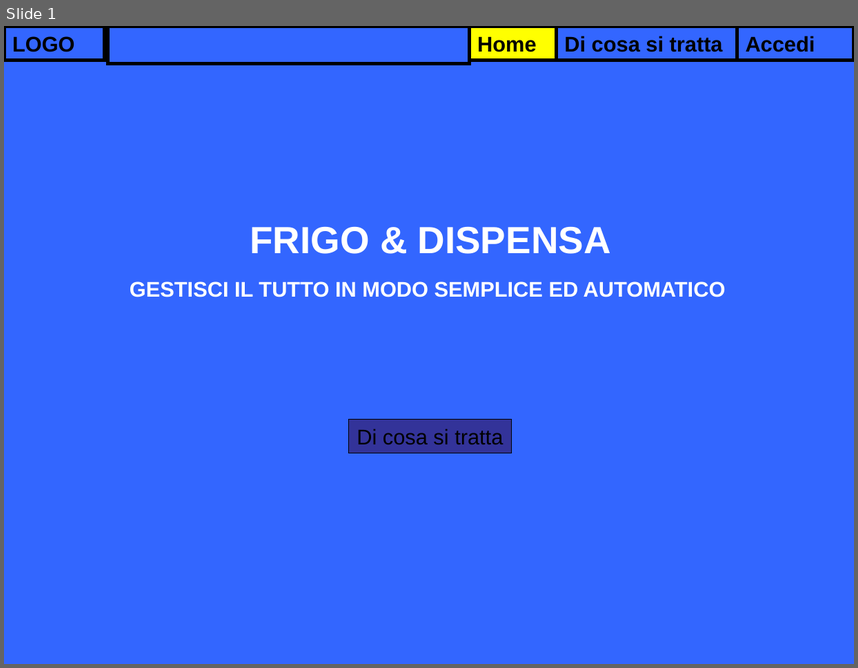
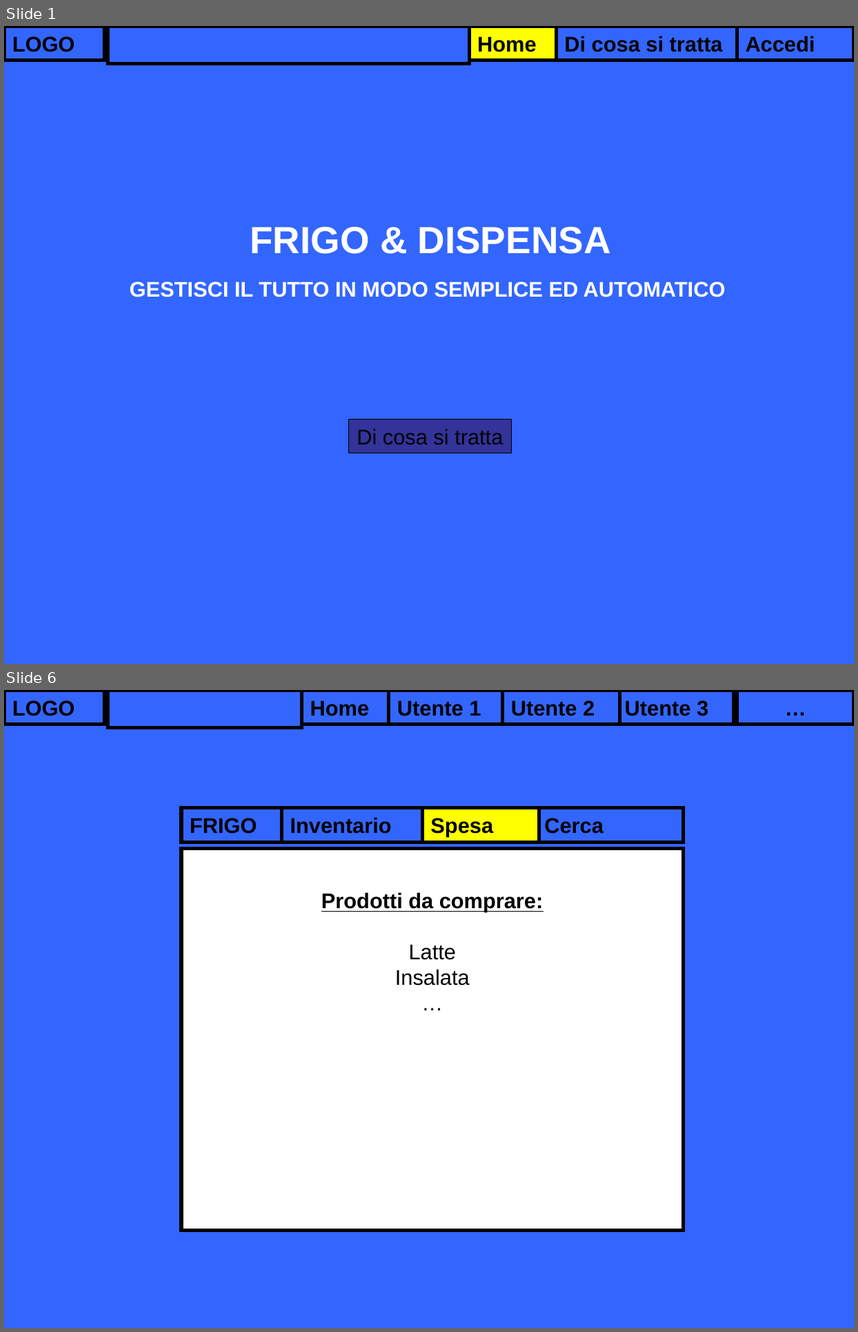
Before and after one commit to GiulioGB/ProgettoMaturita_FrigoAutomatico, a slide deck: Implementazione/Presentazione1.ppt. Shown one above the other, each under a label of ours: slide 1 before the commit, slides 1 and 6 after it; the slides between them are not shown. The pictures are 858x668 and 858x1332 pixels, drawn with LibreOffice and Linux fonts; fonts in the diff are those of the drawing. Boxes give left, top, right and bottom in pixels: in the first picture for what was removed or moved away, otherwise in the second. Text is boxed around its words. In the diff, an @@ line names an element or a change of style, - is before the commit and + after.

```diff
--- a/Implementazione/Presentazione1.ppt
+++ b/Implementazione/Presentazione1.ppt
@@ slide 6 added at bbox=[4, 690, 854, 1328], background #3366FF @@
@@ rectangle added at bbox=[4, 690, 104, 724], outline #000000 3 pt, 18 pt, text #000000, bold @@
+LOGO
@@ rectangle added at bbox=[107, 690, 301, 727], outline #000000 3 pt @@
@@ rectangle added at bbox=[301, 690, 388, 724], outline #000000 3 pt, 18 pt, text #000000, bold @@
+Home
@@ rectangle added at bbox=[389, 690, 503, 724], fill #3366FF, outline #000000 3 pt, 18 pt, text #000000, bold @@
+Utente 1
@@ rectangle added at bbox=[503, 690, 620, 724], fill #3366FF, outline #000000 3 pt, 18 pt, text #000000, bold @@
+Utente 2
@@ rectangle added at bbox=[616, 690, 733, 724], fill #3366FF, outline #000000 3 pt, 18 pt, text #000000, bold @@
+Utente 3
@@ rectangle added at bbox=[737, 690, 854, 724], outline #000000 3 pt, 18 pt, text #000000, bold @@
+…
@@ rectangle added at bbox=[181, 808, 282, 842], outline #000000 3 pt, 18 pt, text #000000, bold @@
+FRIGO
@@ rectangle added at bbox=[282, 808, 422, 842], fill #3366FF, outline #000000 3 pt, 18 pt, text #000000, bold @@
+Inventario
@@ rectangle added at bbox=[422, 808, 539, 842], fill #FFFF00, outline #000000 3 pt, 18 pt, text #000000, bold @@
+Spesa
@@ rectangle added at bbox=[536, 808, 683, 842], fill #3366FF, outline #000000 3 pt, 18 pt, text #000000, bold @@
+Cerca
@@ rectangle added at bbox=[181, 848, 684, 1230], fill #FFFFFF, outline #000000 3 pt @@
@@ text added at bbox=[321, 892, 544, 985], 18 pt, text #000000, bold, underline @@
+Prodotti da comprare:
+Latte
+Insalata
+…
```
Also in this commit, not shown: 3 slides changed, 2 other slides added, 1 slide removed.
